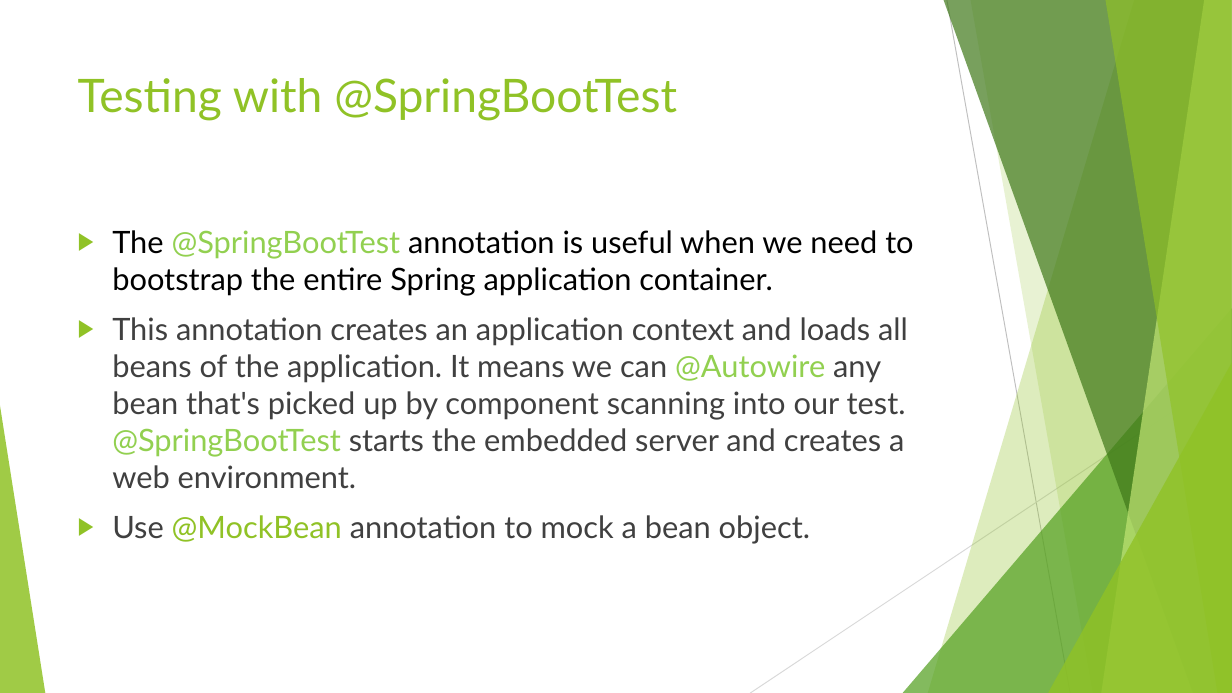
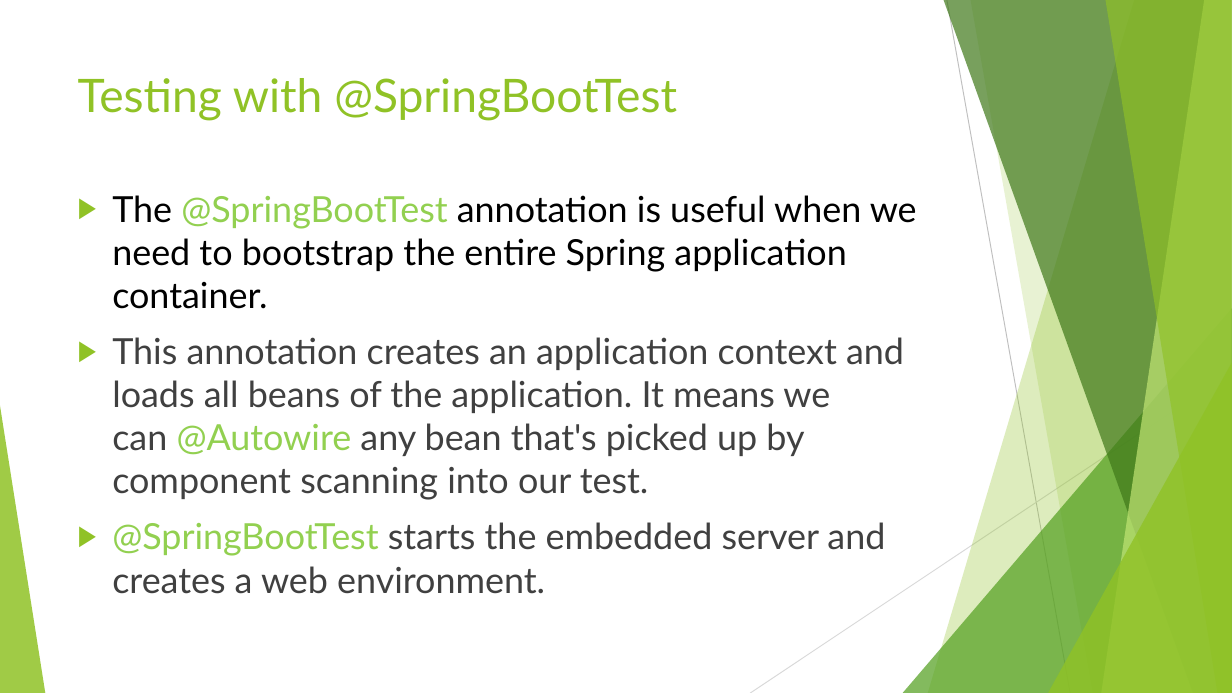
Before and after one commit to ybensman/SpringMicroserviceDemo, a slide deck: slide 16 of Spring_Beginners_2_SpringBootForMS.pptx. Drawn at 1232x693 pixels with LibreOffice and Linux fonts; fonts in the diff are those of the drawing. Boxes give left, top, right and bottom in pixels: in the first picture for what was removed or moved away, otherwise in the second. Text is boxed around its words. In the diff, an @@ line names an element or a change of style, - is before the commit and + after.

```diff
--- a/Spring_Beginners_2_SpringBootForMS.pptx
+++ b/Spring_Beginners_2_SpringBootForMS.pptx
@@ text "The @SpringBootTest annotation is useful ...": place and size @@
-text "The @SpringBootTest annotation is useful ..." at (112,230,913,544)
+text "The @SpringBootTest annotation is useful ..." at (112,195,917,594)
@@ text at (112,195,917,309): size 24 to 28 pt in "The @SpringBootTest annotation is useful when we ..." @@
@@ text at (112,337,904,594): text changed; size 24 to 28 pt @@
-▶ This annotation creates an application context and loads all beans of the application. It means we can @Autowire any bean that's picked up by component scanning into our test. @SpringBootTest starts the embedded server and creates a web environment.
-▶ Use @MockBean annotation to mock a bean object.
+▶ This annotation creates an application context and loads all beans of the application. It means we can @Autowire any bean that's picked up by component scanning into our test.
+▶ @SpringBootTest starts the embedded server and creates a web environment.
```
Also in this commit, not shown: 11 other slides changed, 1 slide added.
